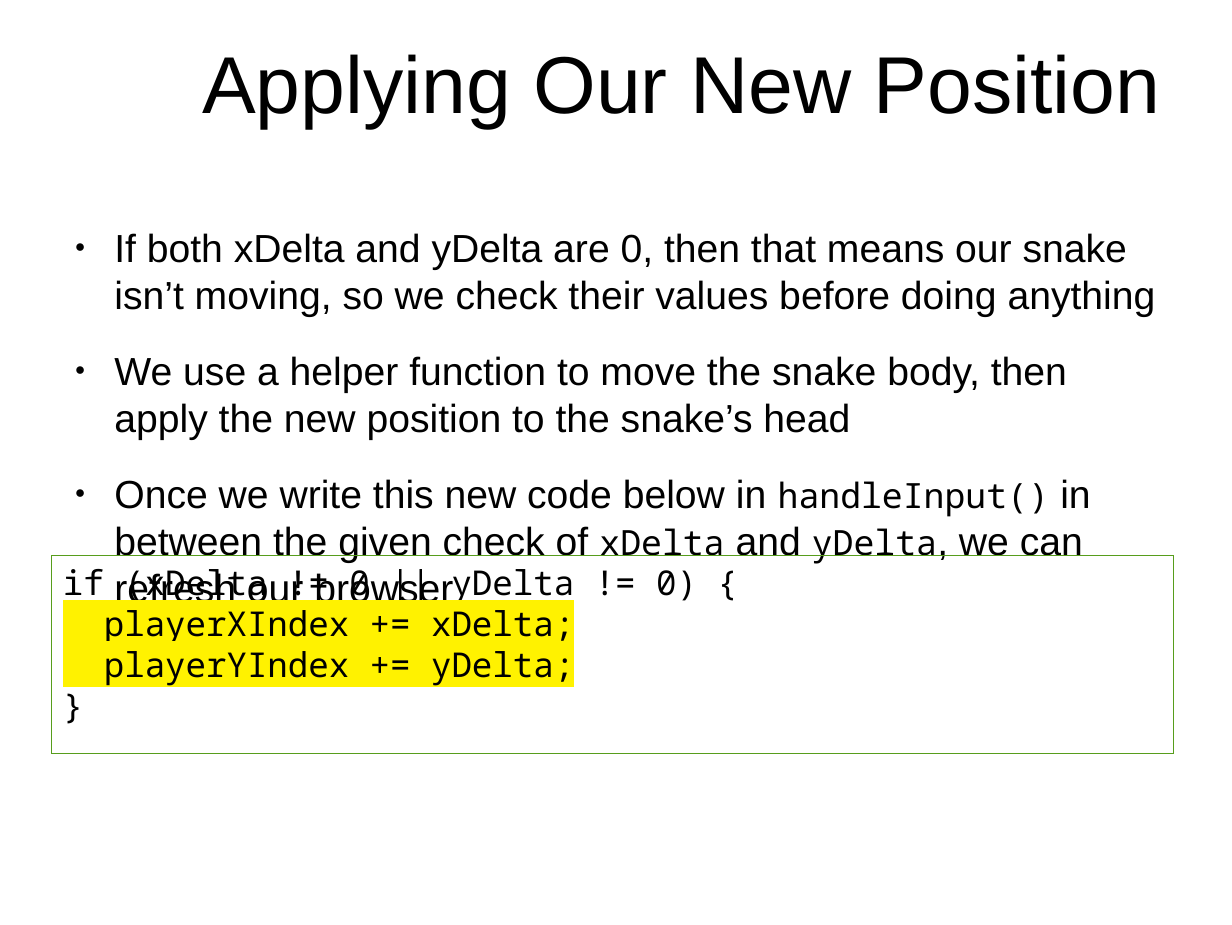
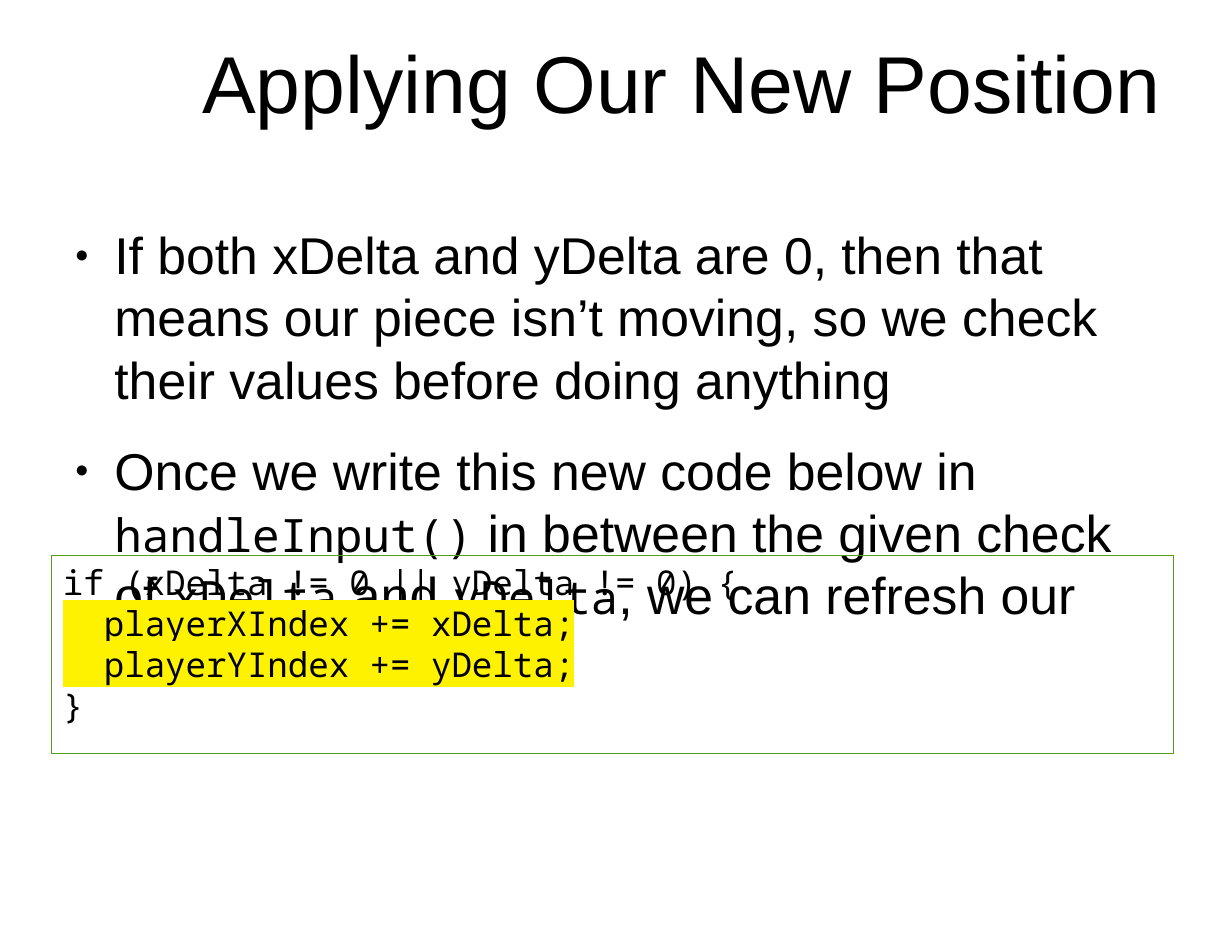
Before and after one commit to originalgrego/Webtris, a slide deck: slide 21 of Webtris - Explorathon 2019.odp. Drawn at 1232x925 pixels with LibreOffice and Linux fonts; fonts in the diff are those of the drawing; background and template pictures are left out. Boxes give left, top, right and bottom in pixels: in the first picture for what was removed or moved away, otherwise in the second. Text is boxed around its words. In the diff, an @@ line names an element or a change of style, - is before the commit and + after.

Commit message:
Correcting some typos in the presentation

```diff
--- a/Webtris - Explorathon 2019.odp
+++ b/Webtris - Explorathon 2019.odp
@@ text at (x1=114, y1=236, x2=1097, y2=409): text changed; size 25.2 to 33.3 pt @@
-● If both xDelta and yDelta are 0, then that means our snake isn’t moving, so we check their values before doing anything
-● We use a helper function to move the snake body, then apply the new position to the snake’s head
+● If both xDelta and yDelta are 0, then that means our piece isn’t moving, so we check their values before doing anything
@@ text at (x1=114, y1=452, x2=1111, y2=686): size 25.2 to 33.3 pt in "Once we write this new code below ..."; size 22.4 to 29.6 pt in "handleInput() xDelta yDelta," @@
```
Also in this commit, not shown: 1 other slide changed.
